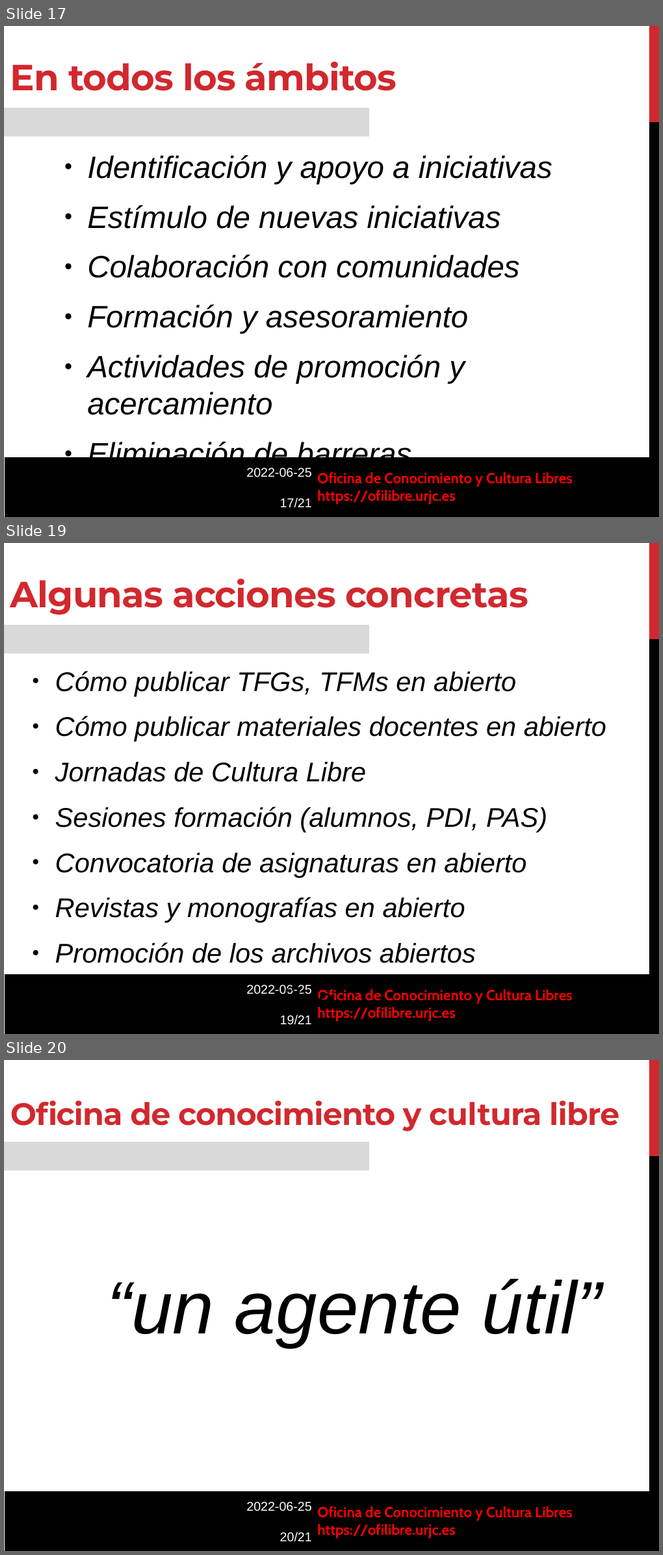
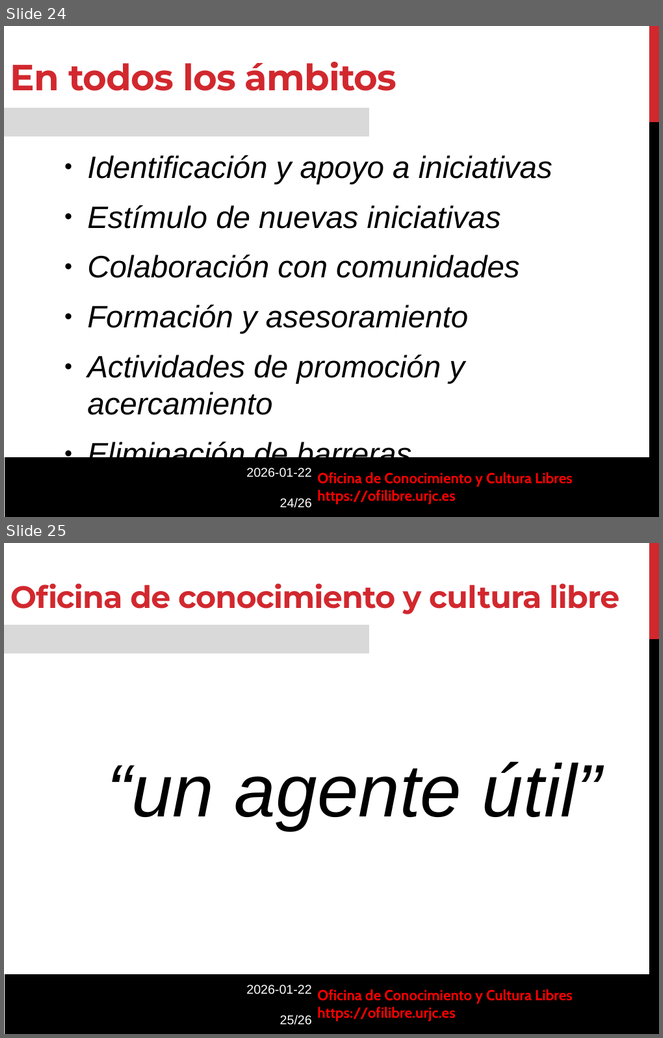
Before and after one commit to roberto-red/ofilibre, a slide deck: static/transpas/ofilibre/Modelo-OfiLibre.odp. Shown one above the other, each under a label of ours: slides 17, 19 and 20 before the commit, slides 24 and 25 after it; the slides between them are not shown. The pictures are 663x1555 and 663x1038 pixels, drawn with LibreOffice and Linux fonts; fonts in the diff are those of the drawing; background and template pictures are left out. Boxes give left, top, right and bottom in pixels: in the first picture for what was removed or moved away, otherwise in the second. Text is boxed around its words. In the diff, an @@ line names an element or a change of style, - is before the commit and + after.

Commit message:
Nueva presentación del "modelo OfiLibre"

```diff
--- a/static/transpas/ofilibre/Modelo-OfiLibre.odp
+++ b/static/transpas/ofilibre/Modelo-OfiLibre.odp
@@ slide 19 removed at [4, 543, 659, 1034], background #FFFFFF; not listed: 6 template elements that a slide beside it also shows @@
@@ text removed at [10, 579, 529, 615] @@
-Algunas acciones concretas
@@ text removed at [55, 671, 607, 964] @@
-● Cómo publicar TFGs, TFMs en abierto
-● Cómo publicar materiales docentes en abierto
-● Jornadas de Cultura Libre
-● Sesiones formación (alumnos, PDI, PAS)
-● Convocatoria de asignaturas en abierto
-● Revistas y monografías en abierto
-● Promoción de los archivos abiertos
-● ...y claro, software libre
@@ what was slide 17 is now slide 24 @@
@@ text at [246, 468, 312, 508]: text changed @@
-2022-06-25
-17/21
+2026-01-22
+24/26
@@ what was slide 20 is now slide 25 @@
@@ text at [246, 985, 312, 1025]: text changed @@
-2022-06-25
-20/21
+2026-01-22
+25/26
```
Also in this commit, not shown: 8 slides changed, 15 slides added, 9 other slides removed, 3 other files.
